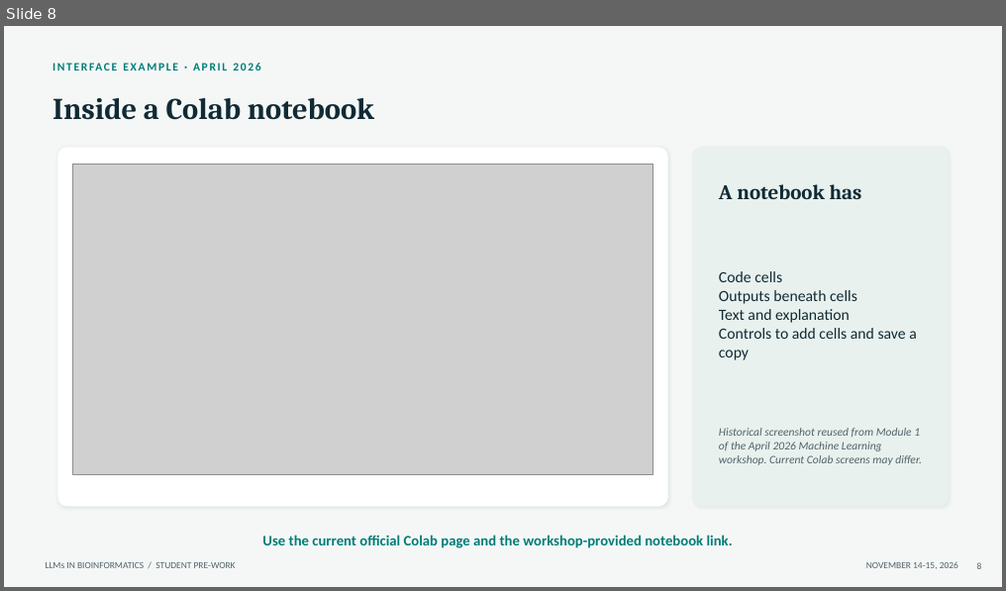
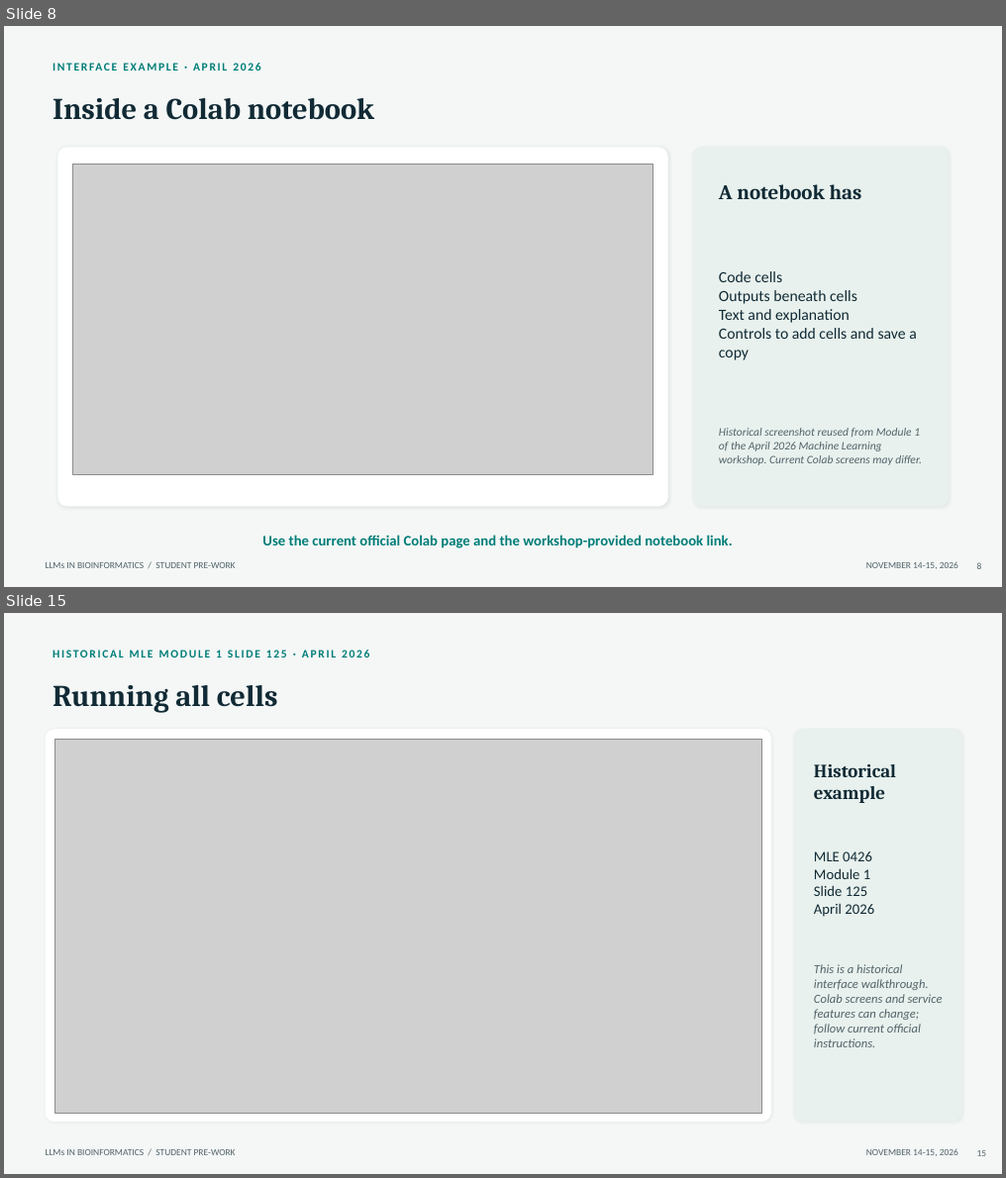
Before and after one commit to bioinformaticsdotca/LLM_Ed-2611, a slide deck: prework/LLM_Bioinformatics_Prework_Orientation.pptx. Shown one above the other, each under a label of ours: slide 8 before the commit, slides 8 and 15 after it; the slides between them are not shown. The pictures are 1006x591 and 1006x1178 pixels, drawn with LibreOffice and Linux fonts; fonts in the diff are those of the drawing; grey boxes stand for pictures. Boxes give left, top, right and bottom in pixels: in the first picture for what was removed or moved away, otherwise in the second. Text is boxed around its words. In the diff, an @@ line names an element or a change of style, - is before the commit and + after.

Commit message:
Add MLE 0426 Colab walkthrough slides to prework

```diff
--- a/prework/LLM_Bioinformatics_Prework_Orientation.pptx
+++ b/prework/LLM_Bioinformatics_Prework_Orientation.pptx
@@ slide 15 added at <box>4,613,1002,1174</box>, background #F4F7F6; not listed: 2 template elements that a slide beside it also shows @@
@@ text added at <box>53,650,369,658</box>, 11 pt, text #007D78, bold @@
+HISTORICAL MLE MODULE 1 SLIDE 125 · APRIL 2026
@@ text added at <box>53,685,278,713</box>, 29 pt, text #112A35, bold @@
+Running all cells
@@ rounded rectangle added at <box>46,729,771,1122</box>, fill #FFFFFF @@
@@ rounded rectangle added at <box>794,729,962,1122</box>, fill #E8F1ED @@
@@ picture added at <box>54,739,761,1113</box> @@
@@ text added at <box>814,764,896,803</box>, 18 pt, text #112A35, bold @@
+Historical example
@@ text added at <box>814,852,874,917</box>, 14 pt, text #112A35 @@
+MLE 0426
+Module 1
+Slide 125
+April 2026
@@ text added at <box>814,964,943,1048</box>, 12 pt, text #52636A, italic @@
+This is a historical interface walkthrough. Colab screens and service features can change; follow current official instructions.
@@ page number added at <box>977,1151,987,1157</box>, 9 pt, text #52636A @@
+15
```
Also in this commit, not shown: 6 other slides added, 11 other files.
